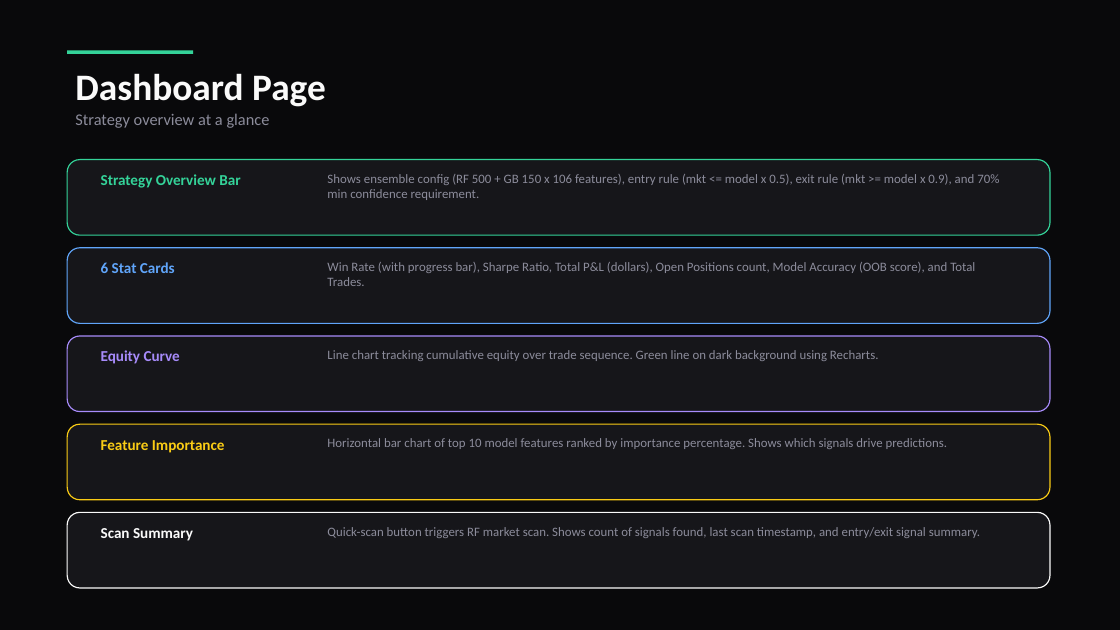
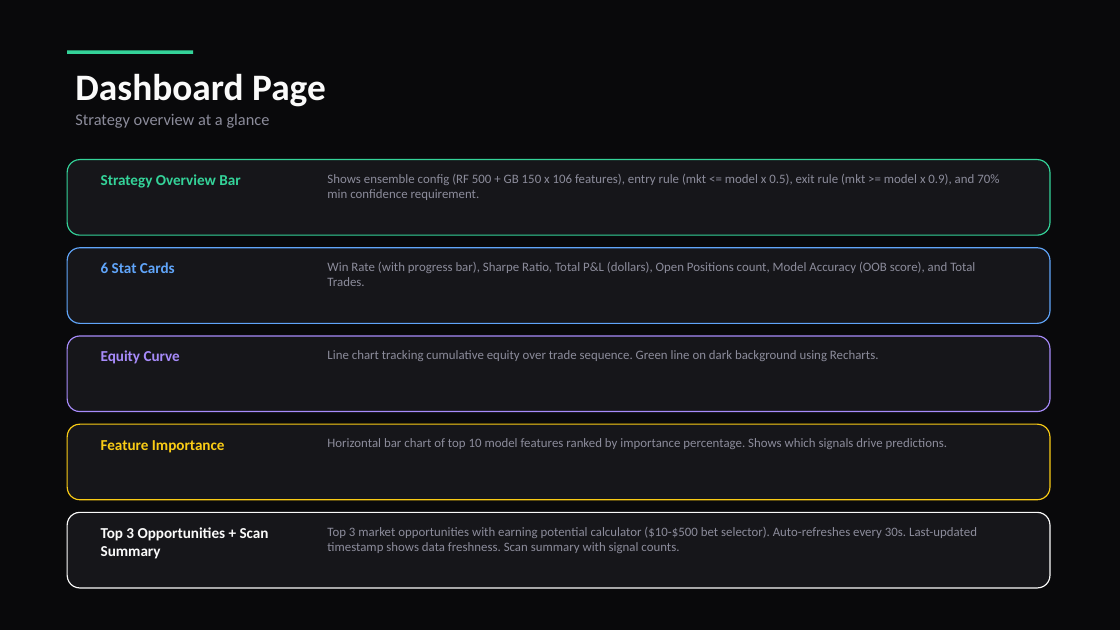
Before and after one commit to colelevy08/prediction-market-bot, a slide deck: slide 5 of PredictionBot_Presentation.pptx. Drawn at 1120x630 pixels with LibreOffice and Linux fonts; fonts in the diff are those of the drawing. Boxes give left, top, right and bottom in pixels: in the first picture for what was removed or moved away, otherwise in the second. Text is boxed around its words. In the diff, an @@ line names an element or a change of style, - is before the commit and + after.

```diff
--- a/PredictionBot_Presentation.pptx
+++ b/PredictionBot_Presentation.pptx
@@ text at (x1=101, y1=527, x2=269, y2=559): text changed @@
-Scan Summary
+Top 3 Opportunities + Scan Summary
@@ text at (x1=327, y1=527, x2=977, y2=553): text changed @@
-Quick-scan button triggers RF market scan. Shows count of signals found, last scan timestamp, and entry/exit signal summary.
+Top 3 market opportunities with earning potential calculator ($10-$500 bet selector). Auto-refreshes every 30s. Last-updated timestamp shows data freshness. Scan summary with signal counts.
```
Also in this commit, not shown: 5 other slides changed.
